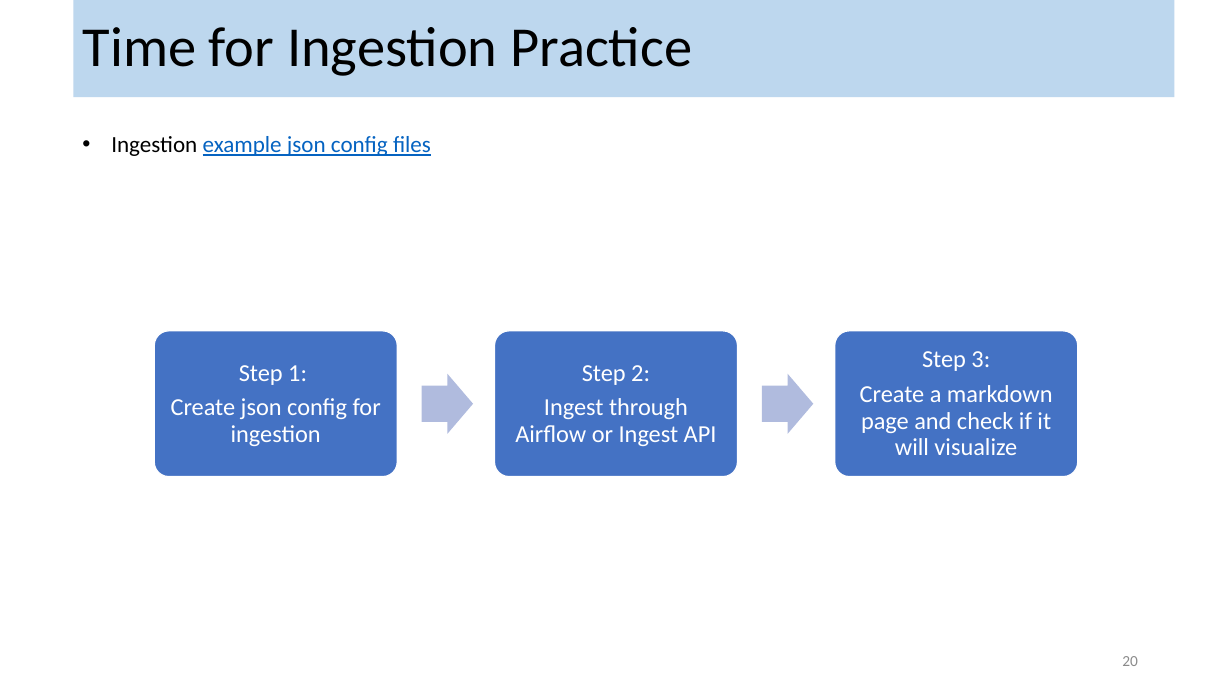
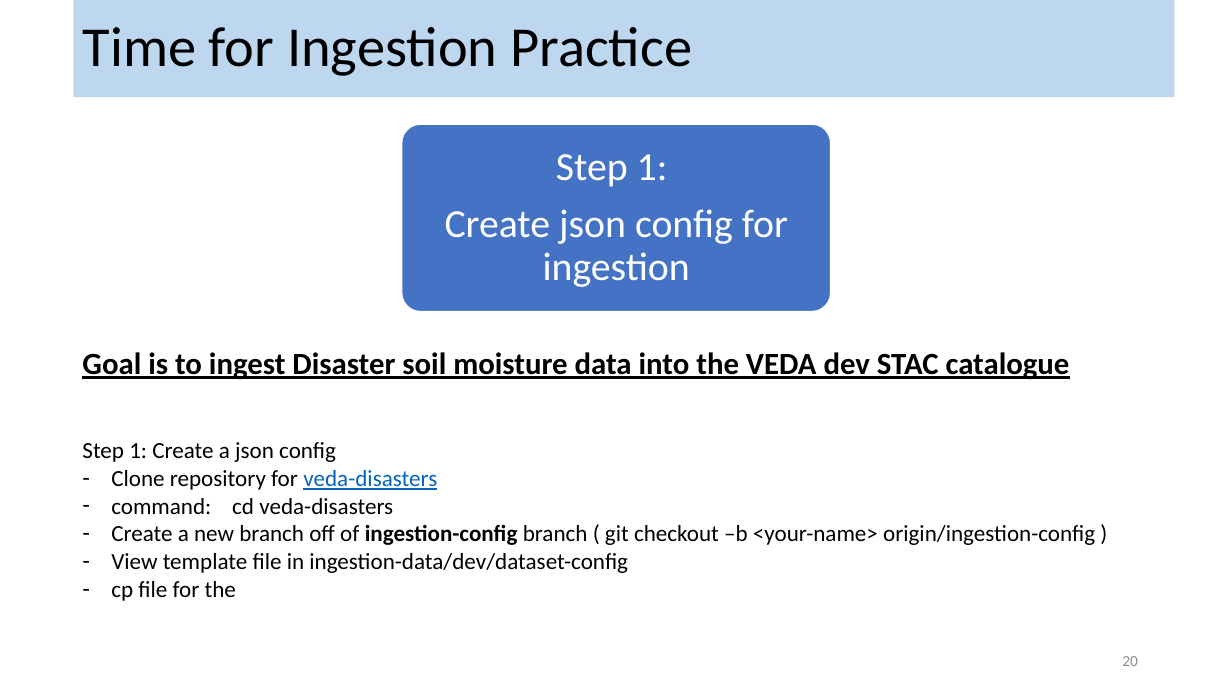
Before and after one commit to kyle-lesinger/VEDA-Training---AWS-Data-Ingestion-Other, a slide deck: slide 20 of Data-ingest/data-ingestion-OVERVIEW.pptx. Drawn at 1232x693 pixels with LibreOffice and Linux fonts; fonts in the diff are those of the drawing. Boxes give left, top, right and bottom in pixels: in the first picture for what was removed or moved away, otherwise in the second. Text is boxed around its words. In the diff, an @@ line names an element or a change of style, - is before the commit and + after.

```diff
--- a/Data-ingest/data-ingestion-OVERVIEW.pptx
+++ b/Data-ingest/data-ingestion-OVERVIEW.pptx
@@ text removed at [111,136,431,156] @@
-• Ingestion example json config files
@@ rounded rectangle added at [402,124,831,311], fill #4472C4, outline #FFFFFF 1 pt @@
@@ text "Step 1:": place and size @@
-text "Step 1:" at [171,365,381,446]
+text "Step 1:" at [445,154,788,287]
@@ text "Step 1:" at [445,154,788,287]: size 19 to 31 pt; more space between paragraphs @@
@@ text added at [82,352,1095,601], 18 pt, text #000000 @@
+Goal is to ingest Disaster soil moisture data into the VEDA dev STAC catalogue
+Step 1: Create a json config
+– Clone repository for veda-disasters
+– command: cd veda-disasters
+– Create a new branch off of ingestion-config branch ( git checkout –b <your-name> origin/ingestion-config )
+– View template file in ingestion-data/dev/dataset-config
+– cp file for the
@@ group removed at [154,331,1078,477]: 3 rounded rectangles, 2 right arrows, 2 texts @@
-Step 2:
-Ingest through Airflow or Ingest API
-Step 3:
-Create a markdown page and check if it will visualize
```
Also in this commit, not shown: 1 other file.
